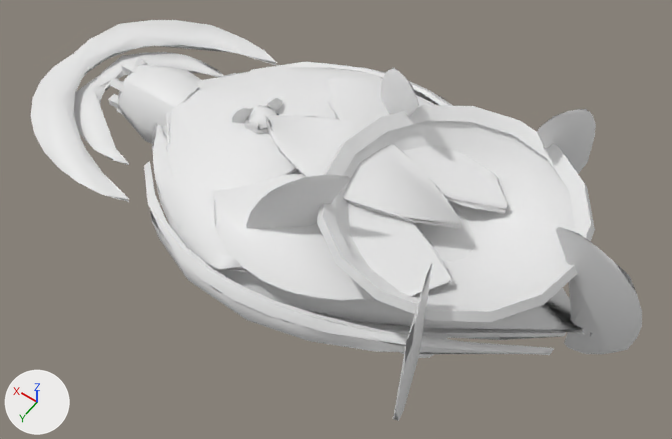
The glTF model public/assets/models/alien/gorger_lod.glb: old version first, new version second.
Camera for both pictures: a 50 mm lens placed at (-3.99, 5.9, 9.72), pointed at (0.01, 0.29, 0.91). Arrows for +X, +Y and +Z are at lower left; the lights stay in place. The first picture is the older version. Where no turn or scale is listed for an object, it has been applied to the vertices. Vertices at exactly the same position are counted once.

The first picture shows 'Hull'.
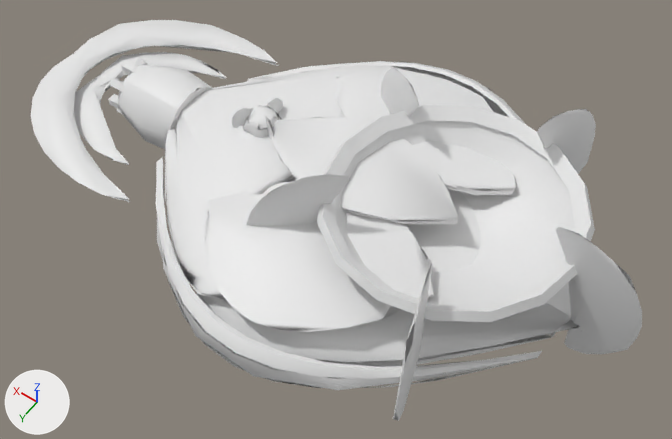
Changed parts and their boxes (x1, y1, x2, y2) in the pictures (672 x 439 px; the box of a moved part takes in the faces that stretch with it):
part 1 of me_hull, rebuilt (11% taller)
    before: (162, 126, 592, 337)
    after: (175, 128, 583, 363)
part 2 of me_hull, rebuilt (19% taller)
    before: (144, 161, 554, 355)
    after: (156, 157, 542, 388)
part 3 of me_hull, rebuilt (30% narrower, 15% taller)
    before: (152, 124, 249, 272)
    after: (165, 128, 233, 299)
part 4 of me_hull, rebuilt
    before: (251, 62, 453, 106)
    after: (246, 61, 524, 123)
part 5 of me_hull, rebuilt (18% taller)
    before: (213, 173, 451, 300)
    after: (204, 182, 434, 332)
part 6 of me_hull, rebuilt
    before: (166, 67, 344, 201)
    after: (176, 72, 346, 212)
part 7 of me_hull, rebuilt (mostly hidden)
    before: (205, 262, 566, 340)
    after: (196, 292, 556, 367)
part 8 of me_hull, rebuilt (7% shorter)
    before: (327, 74, 508, 213)
    after: (335, 67, 516, 196)
part 9 of me_hull, rebuilt
    before: (202, 67, 383, 81)
    after: (214, 65, 440, 91)
part 10 of me_hull, rebuilt (6% shorter)
    before: (268, 115, 461, 229)
    after: (272, 117, 458, 224)
part 11 of me_hull, deleted (mostly hidden)
    before: (168, 73, 236, 144)
part 12 of me_hull, moved or reshaped
    before: (73, 52, 437, 229)
    after: (73, 52, 583, 390)

Patch to the scene script:
```diff
--- a/public/assets/models/alien/gorger_lod.glb.py
+++ b/public/assets/models/alien/gorger_lod.glb.py
@@ me_hull @@
 # used by ob_hull; location = (0.0, 0.0, 0.0)
-me_hull.from_pydata(...)  # 2100 vertices, 2500 faces; spans x -3.63..4.78, y -2.17..2.17, z 0.3..2.4
+me_hull.from_pydata(...)  # 2094 vertices, 2500 faces; spans x -3.63..4.78, y -2.56..2.56, z 0.3..2.4
+# me_hull part 1: the loose piece of 112 vertices spanning x -3.2..3.02, y -1.74..1.74, z 0.55..1.45 is rebuilt with 84 vertices and now spans x -3.12..2.92, y -2.24..2.24, z 0.56..1.44
+# me_hull part 2: the loose piece of 82 vertices spanning x -2.95..2.38, y 0.42..2.05, z 0.85..1.24 is rebuilt with 90 vertices and now spans x -2.86..2.3, y 0.53..2.56, z 0.85..1.25
+# me_hull part 3: the loose piece of 76 vertices spanning x -0.1..2.78, y 0.37..1.83, z 1.03..1.51 is rebuilt with 66 vertices and now spans x -0.11..2.66, y 0.25..2.17, z 1.0..1.48
+# me_hull part 4: the loose piece of 70 vertices spanning x -2.95..2.38, y -2.05..-0.43, z 0.85..1.24 is rebuilt with 91 vertices and now spans x -2.86..2.3, y -2.56..-0.53, z 0.85..1.25
+# me_hull part 5: the loose piece of 69 vertices spanning x -1.73..1.14, y 0.16..1.7, z 1.27..1.67 is rebuilt with 70 vertices and now spans x -1.67..1.11, y 0.23..2.19, z 1.28..1.69
+# me_hull part 6: the loose piece of 67 vertices spanning x 0.39..3.01, y -1.28..1.28, z 1.01..1.68 is rebuilt with 68 vertices and now spans x 0.38..2.9, y -1.41..1.39, z 1.02..1.66
+# me_hull part 7: the loose piece of 65 vertices spanning x -2.96..2.75, y 0.03..1.79, z 0.42..0.96 is rebuilt with 59 vertices and now spans x -2.91..2.71, y 0.04..2.29, z 0.44..0.97
+# me_hull part 8: the loose piece of 65 vertices spanning x -1.73..1.15, y -1.7..-0.16, z 1.27..1.64 is rebuilt with 68 vertices and now spans x -1.66..1.11, y -2.17..-0.24, z 1.28..1.67
+# me_hull part 9: the loose piece of 60 vertices spanning x -0.11..2.75, y -1.79..-0.37, z 1.04..1.5 is rebuilt with 59 vertices and now spans x -0.11..2.66, y -2.16..-0.24, z 1.02..1.49
+# me_hull part 10: the loose piece of 54 vertices spanning x -1.47..1.27, y -0.51..0.51, z 1.55..1.74 is rebuilt with 40 vertices and now spans x -1.42..1.22, y -0.65..0.65, z 1.52..1.75
+# me_hull part 11: 7 loose pieces with 32 vertices, spanning x -3.2..3.0, y -1.37..1.41, z 0.59..1.51, are deleted
+# me_hull part 12
+# 38 vertices are removed from x -2.96..4.41, y -1.97..1.45, z 0.68..2.35
+# 101 faces are deleted
+# 3 vertices move from x -0.01..4.2, y -1.51..-0.63, z 0.49..0.85 to x -0.01..4.2, y -1.51..-0.63, z 0.49..0.86
+# 94 vertices are added at x -3.1..4.42, y -1.82..2.53, z 0.5..2.4
+# 127 new faces join them
+# other edits to the shape of me_hull do not show in these pictures
```
